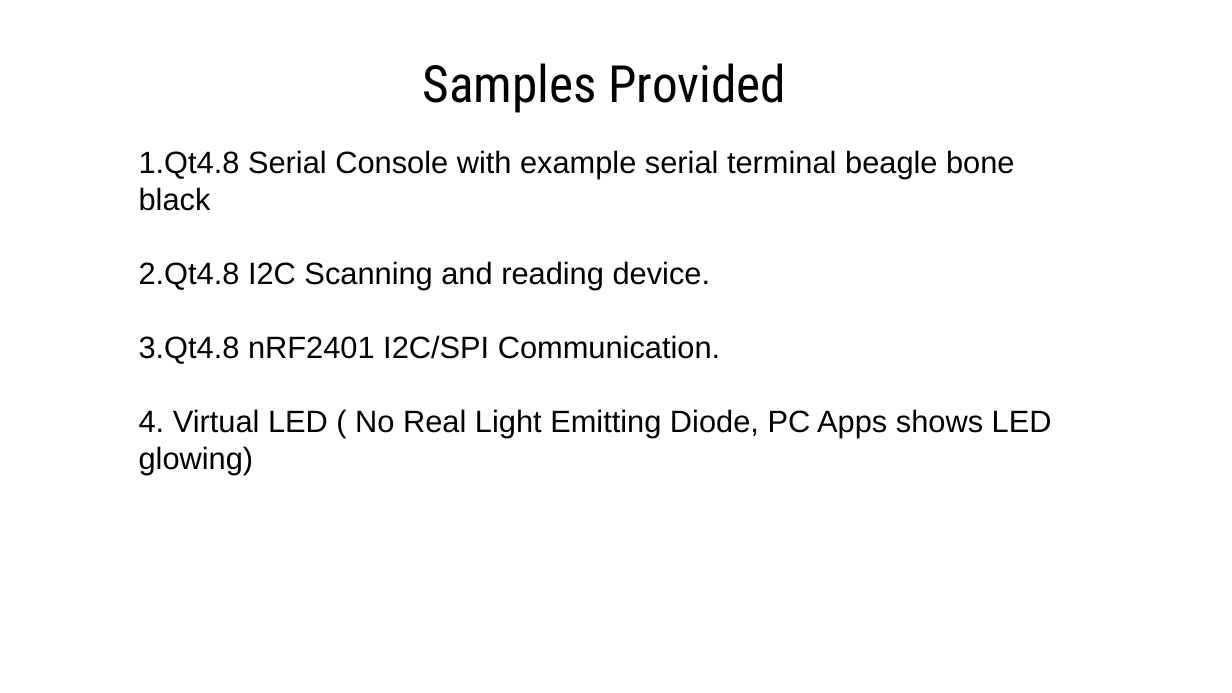
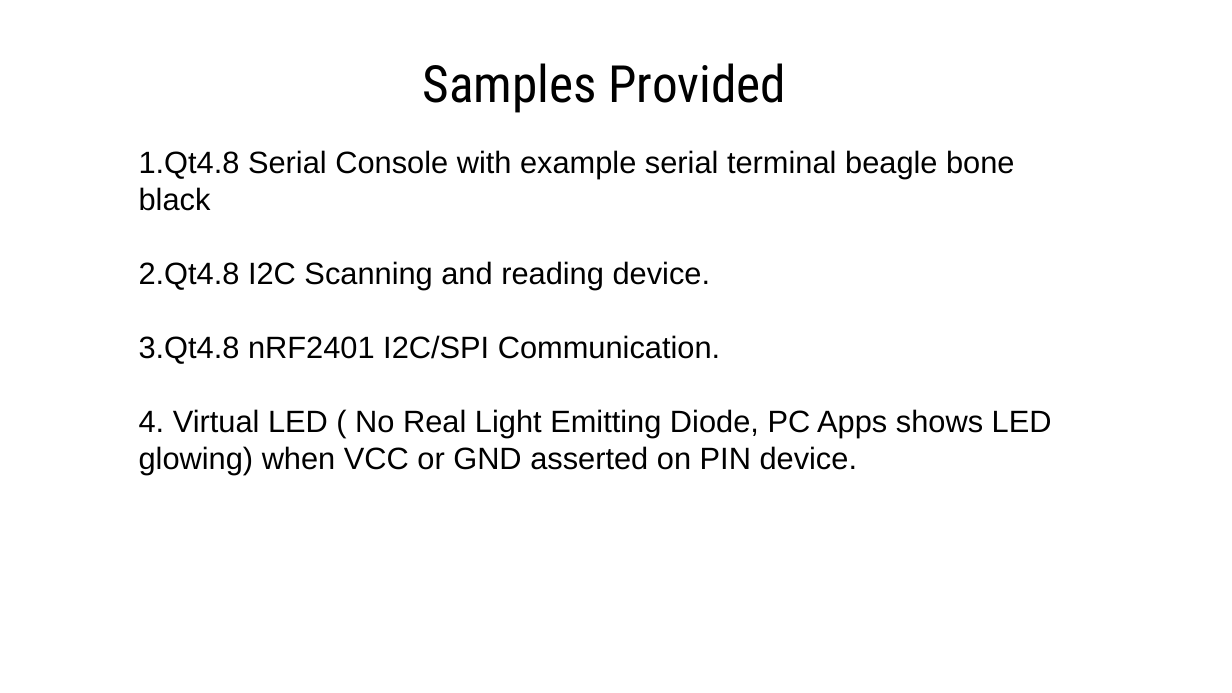
Before and after one commit to natashaiwscope/iot_hw, a slide deck: slide 15 of ppt/wireless.pptx. Drawn at 1232x693 pixels with LibreOffice and Linux fonts; fonts in the diff are those of the drawing. Boxes give left, top, right and bottom in pixels: in the first picture for what was removed or moved away, otherwise in the second. Text is boxed around its words. In the diff, an @@ line names an element or a change of style, - is before the commit and + after.

```diff
--- a/ppt/wireless.pptx
+++ b/ppt/wireless.pptx
@@ text at box(139, 409, 1052, 474): text changed @@
-4. Virtual LED ( No Real Light Emitting Diode, PC Apps shows LED glowing)
+4. Virtual LED ( No Real Light Emitting Diode, PC Apps shows LED glowing) when VCC or GND asserted on PIN device.
```
Also in this commit, not shown: 8 other slides changed.
